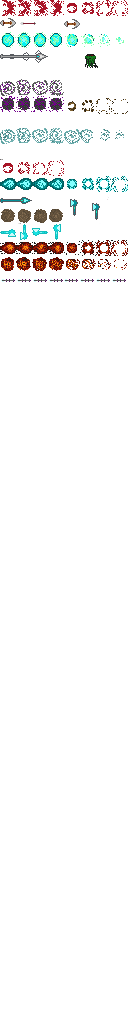
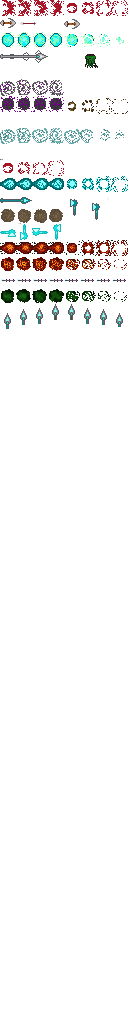
The second 128 x 1024 image is a revision of the first. Changes to its layers:
painted on "Background" over [1, 289, 127, 329]
